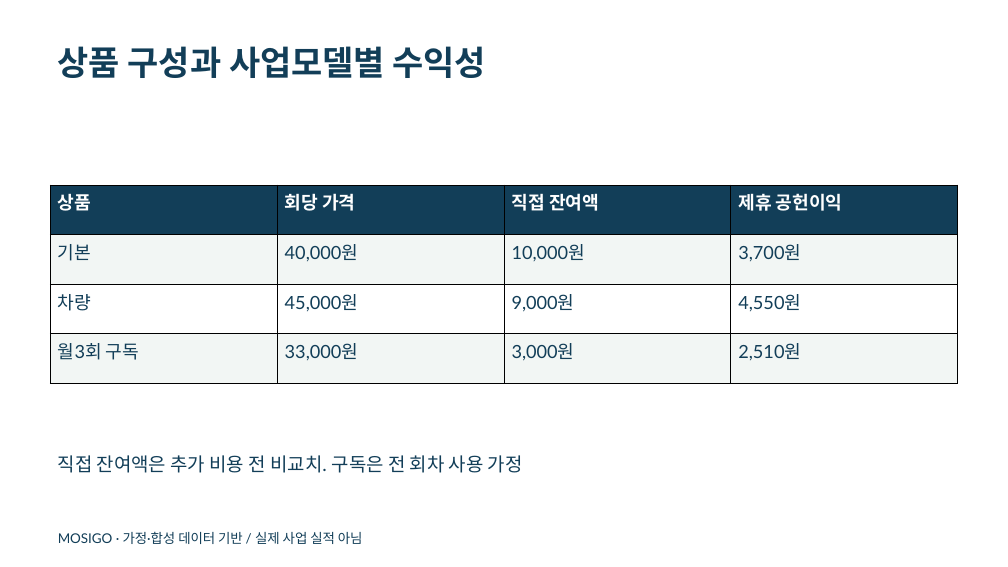
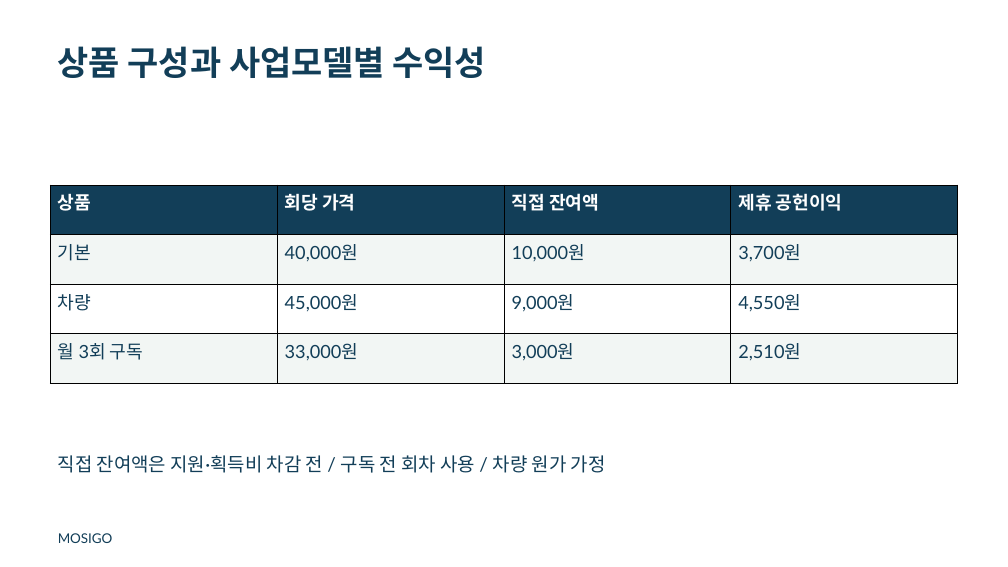
Before and after one commit to dohyunkimmm/mosigo-case-study, a slide deck: slide 9 of downloads/mosigo_report.pptx (slide 7 before the commit). Drawn at 1008x567 pixels with LibreOffice and Linux fonts; fonts in the diff are those of the drawing. Boxes give left, top, right and bottom in pixels: in the first picture for what was removed or moved away, otherwise in the second. Text is boxed around its words. In the diff, an @@ line names an element or a change of style, - is before the commit and + after.

```diff
--- a/downloads/mosigo_report.pptx
+++ b/downloads/mosigo_report.pptx
@@ table at (x1=51, y1=185, x2=958, y2=383) @@
-row 4, column 1: 월3회 구독
+row 4, column 1: 월 3회 구독
@@ text at (x1=58, y1=455, x2=606, y2=473): text changed @@
-직접 잔여액은 추가 비용 전 비교치. 구독은 전 회차 사용 가정
+직접 잔여액은 지원·획득비 차감 전 / 구독 전 회차 사용 / 차량 원가 가정
@@ text at (x1=58, y1=533, x2=113, y2=543): text changed @@
-MOSIGO · 가정·합성 데이터 기반 / 실제 사업 실적 아님
+MOSIGO
```
Also in this commit, not shown: 8 other slides changed, 2 slides added, 4 other files.
